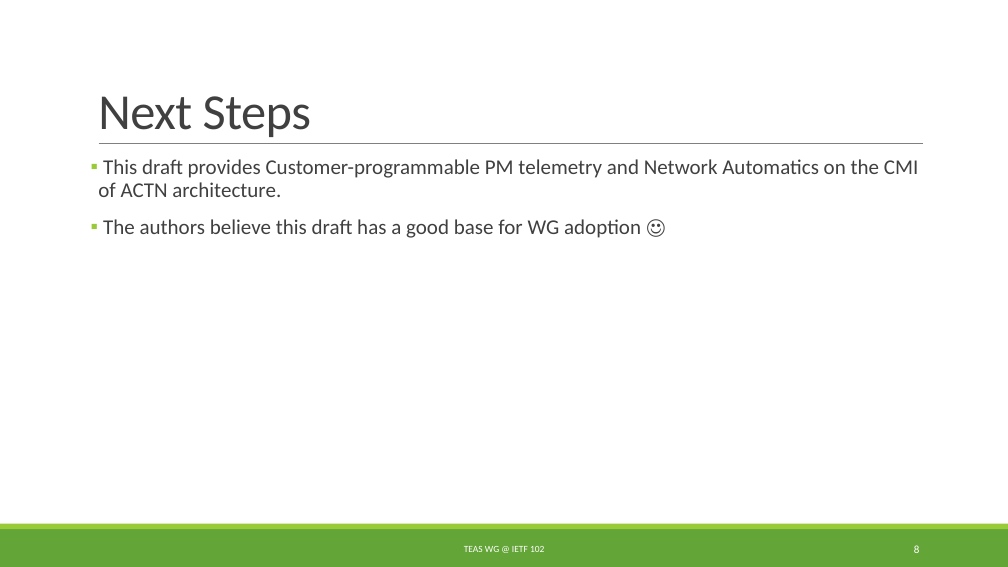
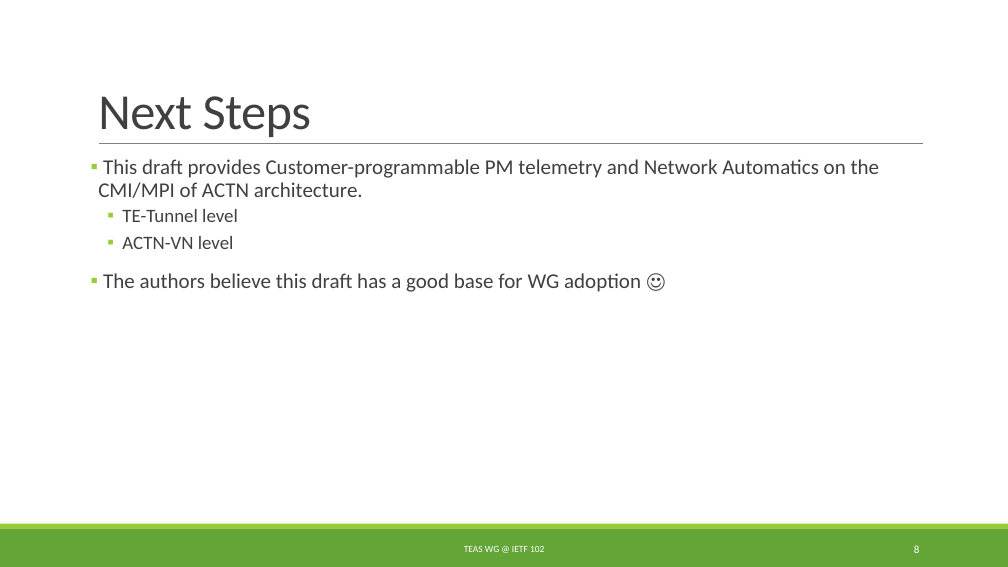
Before and after one commit to dhruvdhody-huawei/102, a slide deck: slide 8 of TEAS_draft-lee-teas-actn-pm-telemetry-autonomics-07_IETF 102-V2.pptx. Drawn at 1008x567 pixels with LibreOffice and Linux fonts; fonts in the diff are those of the drawing. Boxes give left, top, right and bottom in pixels: in the first picture for what was removed or moved away, otherwise in the second. Text is boxed around its words. In the diff, an @@ line names an element or a change of style, - is before the commit and + after.

```diff
--- a/TEAS_draft-lee-teas-actn-pm-telemetry-autonomics-07_IETF 102-V2.pptx
+++ b/TEAS_draft-lee-teas-actn-pm-telemetry-autonomics-07_IETF 102-V2.pptx
@@ text at (x1=98, y1=159, x2=880, y2=249): text changed @@
-▪ This draft provides Customer-programmable PM telemetry and Network Automatics on the CMI of ACTN architecture.
+▪ This draft provides Customer-programmable PM telemetry and Network Automatics on the CMI/MPI of ACTN architecture.
+  ▪ TE-Tunnel level
+  ▪ ACTN-VN level
```
Also in this commit, not shown: 4 other slides changed, 1 slide added, 2 other files.
